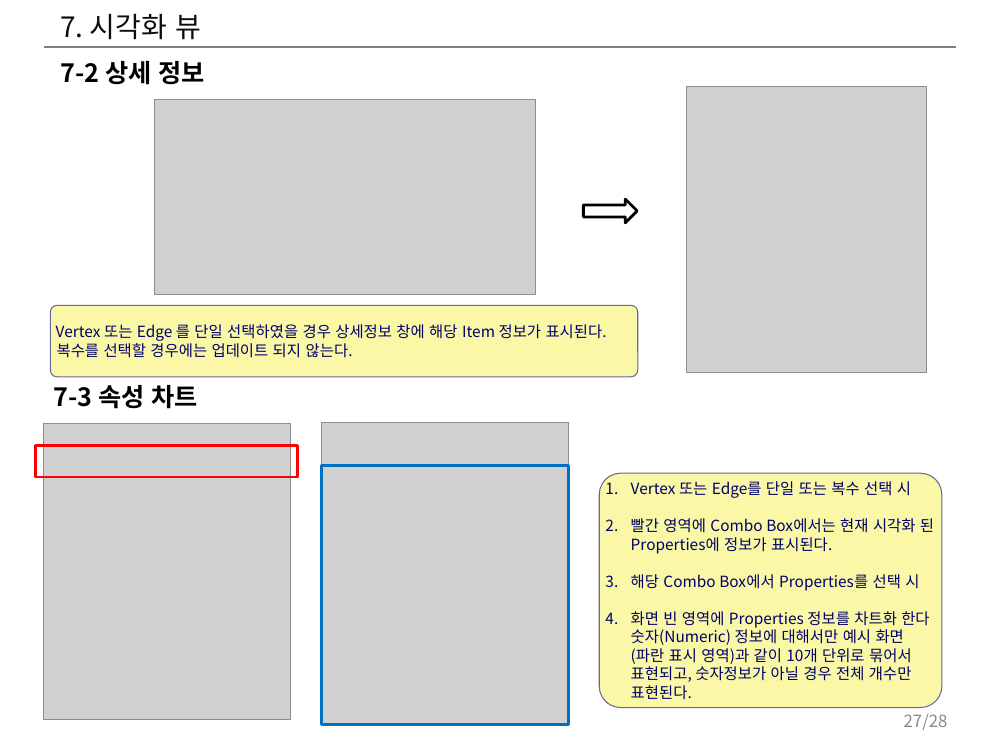
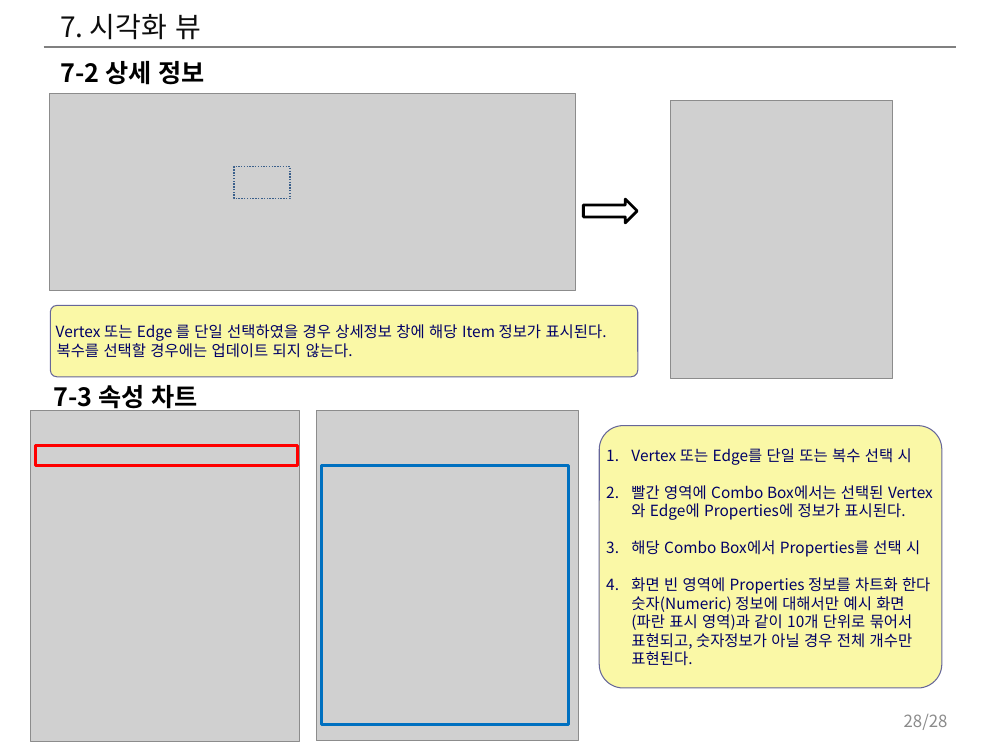
Before and after one commit to hwany7seo/gdbms_document, a slide deck: slide 28 of mockup/시각화도구_UI_UX_기획서.pptx (slide 27 before the commit). Drawn at 1008x756 pixels with LibreOffice and Linux fonts; fonts in the diff are those of the drawing; grey boxes stand for pictures. Boxes give left, top, right and bottom in pixels: in the first picture for what was removed or moved away, otherwise in the second. Text is boxed around its words. In the diff, an @@ line names an element or a change of style, - is before the commit and + after.

```diff
--- a/mockup/시각화도구_UI_UX_기획서.pptx
+++ b/mockup/시각화도구_UI_UX_기획서.pptx
@@ picture: place and size @@
-picture at <box>154,100,535,294</box>
+picture at <box>49,94,576,291</box>
@@ picture: place and size @@
-picture at <box>686,87,926,372</box>
+picture at <box>670,100,892,378</box>
@@ rectangle added at <box>234,166,290,198</box>, outline #3A5F8C 1 pt dashed @@
@@ picture: place and size @@
-picture at <box>43,423,290,719</box>
+picture at <box>31,410,300,741</box>
@@ picture: place and size @@
-picture at <box>322,422,569,725</box>
+picture at <box>317,410,579,741</box>
@@ rectangle: place and size @@
-rectangle at <box>35,446,297,477</box>
+rectangle at <box>35,446,297,466</box>
@@ rounded rectangle "Vertex 또는 Edge를 단일 또는 ...": place and size @@
-rounded rectangle "Vertex 또는 Edge를 단일 또는 ..." at <box>599,473,941,708</box>
+rounded rectangle "Vertex 또는 Edge를 단일 또는 ..." at <box>599,425,941,687</box>
@@ text in rounded rectangle at <box>631,485,905,520</box>: text changed @@
-2. 빨간 영역에 Combo Box에서는 현재 시각화 된 Properties에 정보가 표시된다.
+2. 빨간 영역에 Combo Box에서는 선택된 Vertex와 Edge에 Properties에 정보가 표시된다.
@@ page number at <box>904,714,948,730</box>: text changed @@
-27/28
+28/28
```
Also in this commit, not shown: 16 other slides changed, 1 slide added, 7 other files.
